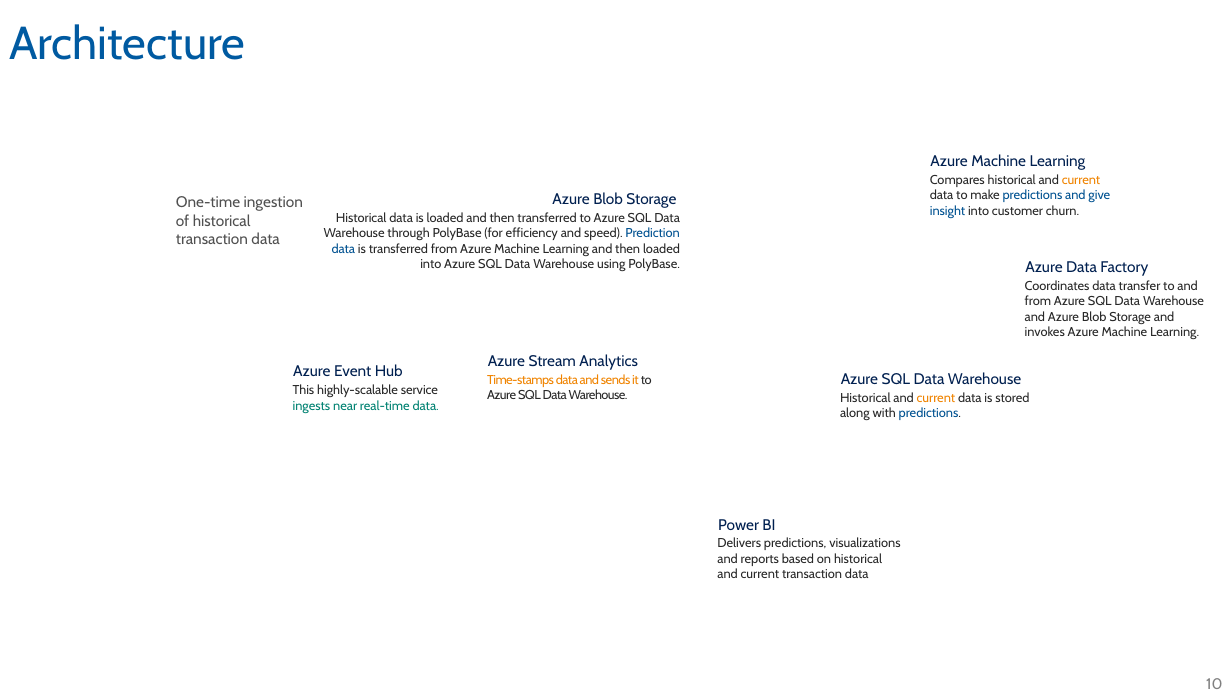
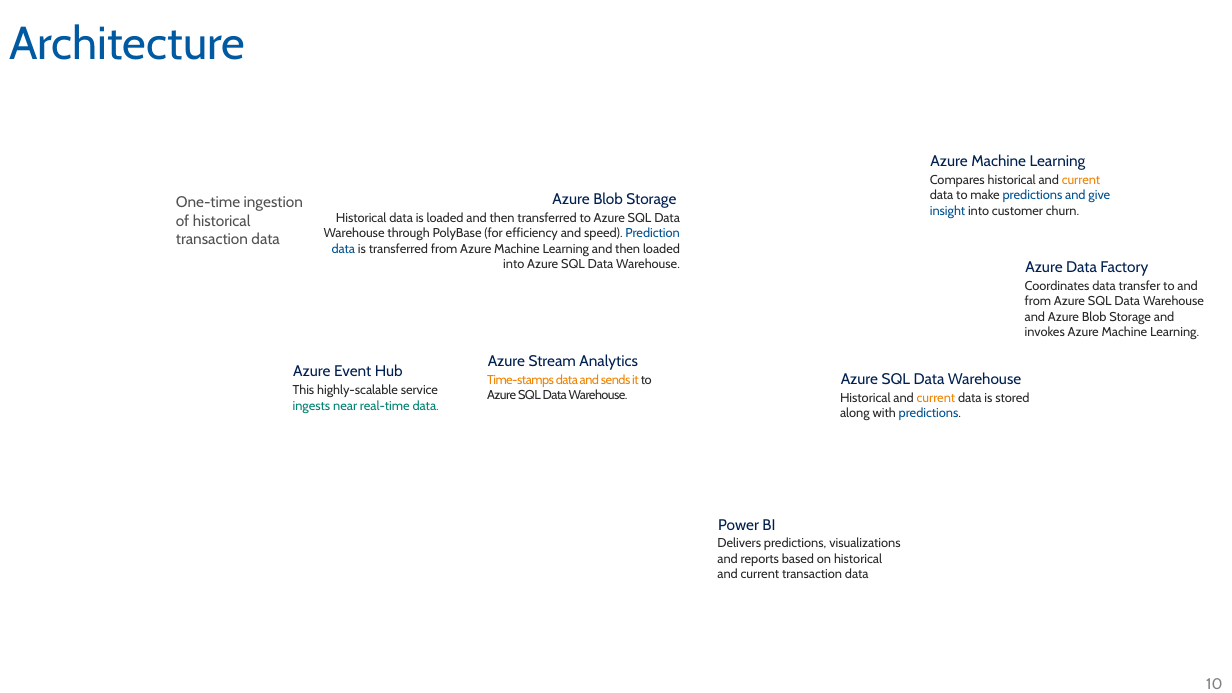
Before and after one commit to Azure/cortana-intelligence-churn-prediction-solution, a slide deck: slide 10 of Solution Overview for Business Audiences/Customer Churn Prediction Walking Deck.pptx. Drawn at 1232x693 pixels with LibreOffice and Linux fonts; fonts in the diff are those of the drawing; background and template pictures are left out. Boxes give left, top, right and bottom in pixels: in the first picture for what was removed or moved away, otherwise in the second. Text is boxed around its words. In the diff, an @@ line names an element or a change of style, - is before the commit and + after.

```diff
--- a/Solution Overview for Business Audiences/Customer Churn Prediction Walking Deck.pptx
+++ b/Solution Overview for Business Audiences/Customer Churn Prediction Walking Deck.pptx
@@ text at [324, 212, 680, 268]: text changed @@
-Historical data is loaded and then transferred to Azure SQL Data Warehouse through PolyBase (for efficiency and speed). Prediction data is transferred from Azure Machine Learning and then loaded into Azure SQL Data Warehouse using PolyBase.
+Historical data is loaded and then transferred to Azure SQL Data Warehouse through PolyBase (for efficiency and speed). Prediction data is transferred from Azure Machine Learning and then loaded into Azure SQL Data Warehouse.
```
Also in this commit, not shown: 5 other slides changed.
